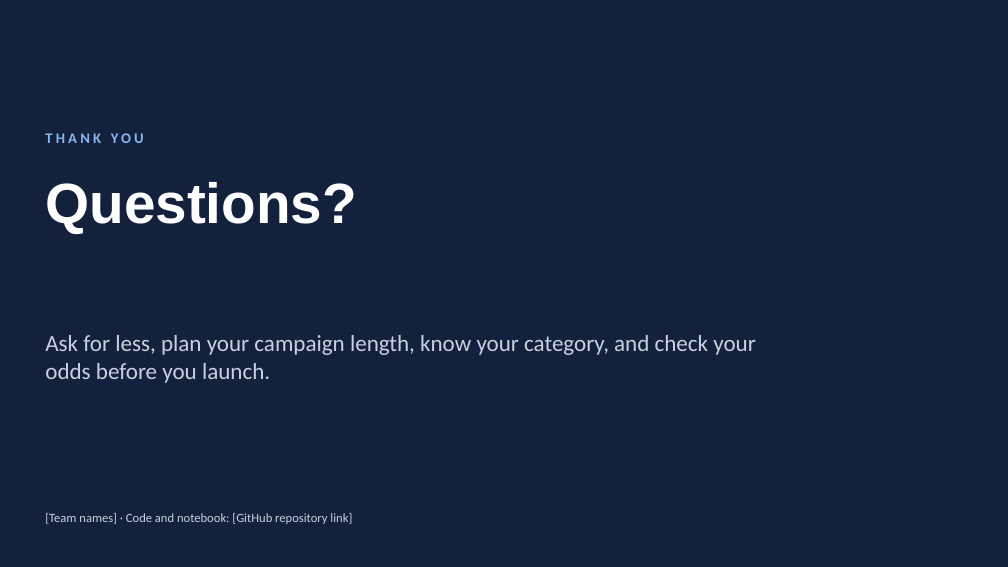
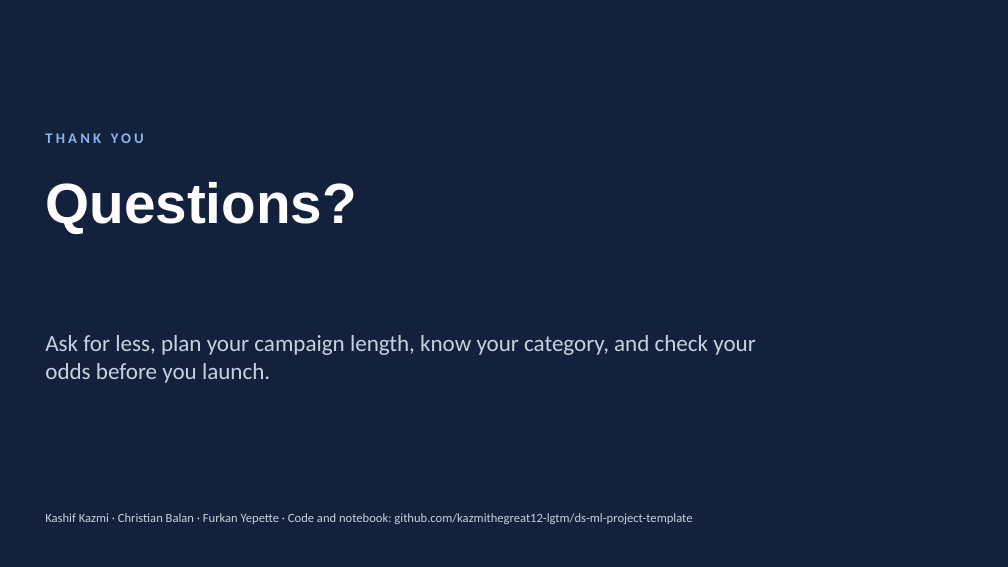
Before and after one commit to kazmithegreat12-lgtm/ds-ml-project, a slide deck: slide 16 of stakeholder_presentation/stakeholder_presentation.pptx (slide 15 before the commit). Drawn at 1008x567 pixels with LibreOffice and Linux fonts; fonts in the diff are those of the drawing. Boxes give left, top, right and bottom in pixels: in the first picture for what was removed or moved away, otherwise in the second. Text is boxed around its words. In the diff, an @@ line names an element or a change of style, - is before the commit and + after.

```diff
--- a/stakeholder_presentation/stakeholder_presentation.pptx
+++ b/stakeholder_presentation/stakeholder_presentation.pptx
@@ text at bbox=[45, 513, 692, 524]: text changed @@
-[Team names] · Code and notebook: [GitHub repository link]
+Kashif Kazmi · Christian Balan · Furkan Yepette · Code and notebook: github.com/kazmithegreat12-lgtm/ds-ml-project-template
```
Also in this commit, not shown: 6 other slides changed, 1 slide added, 2 other files.
